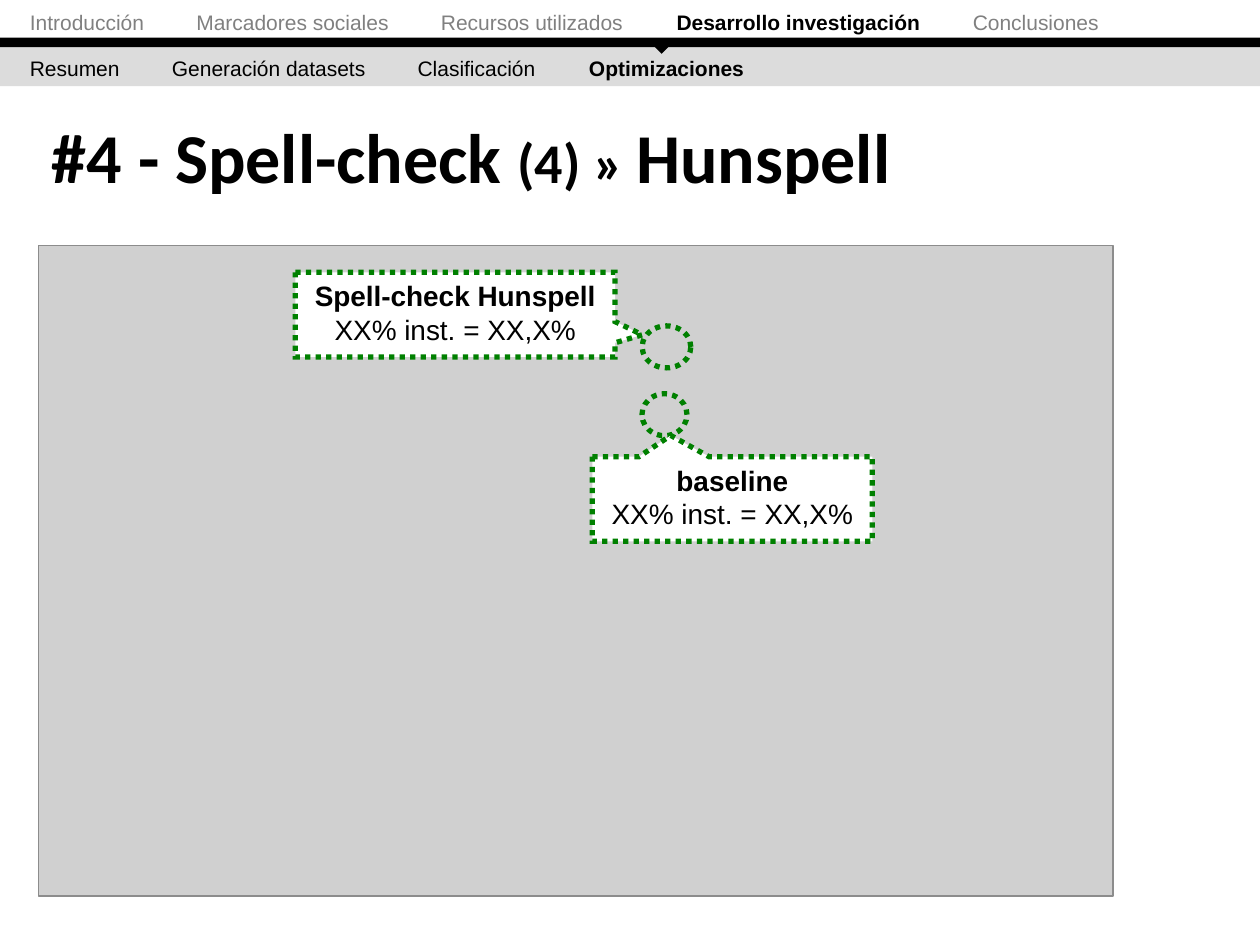
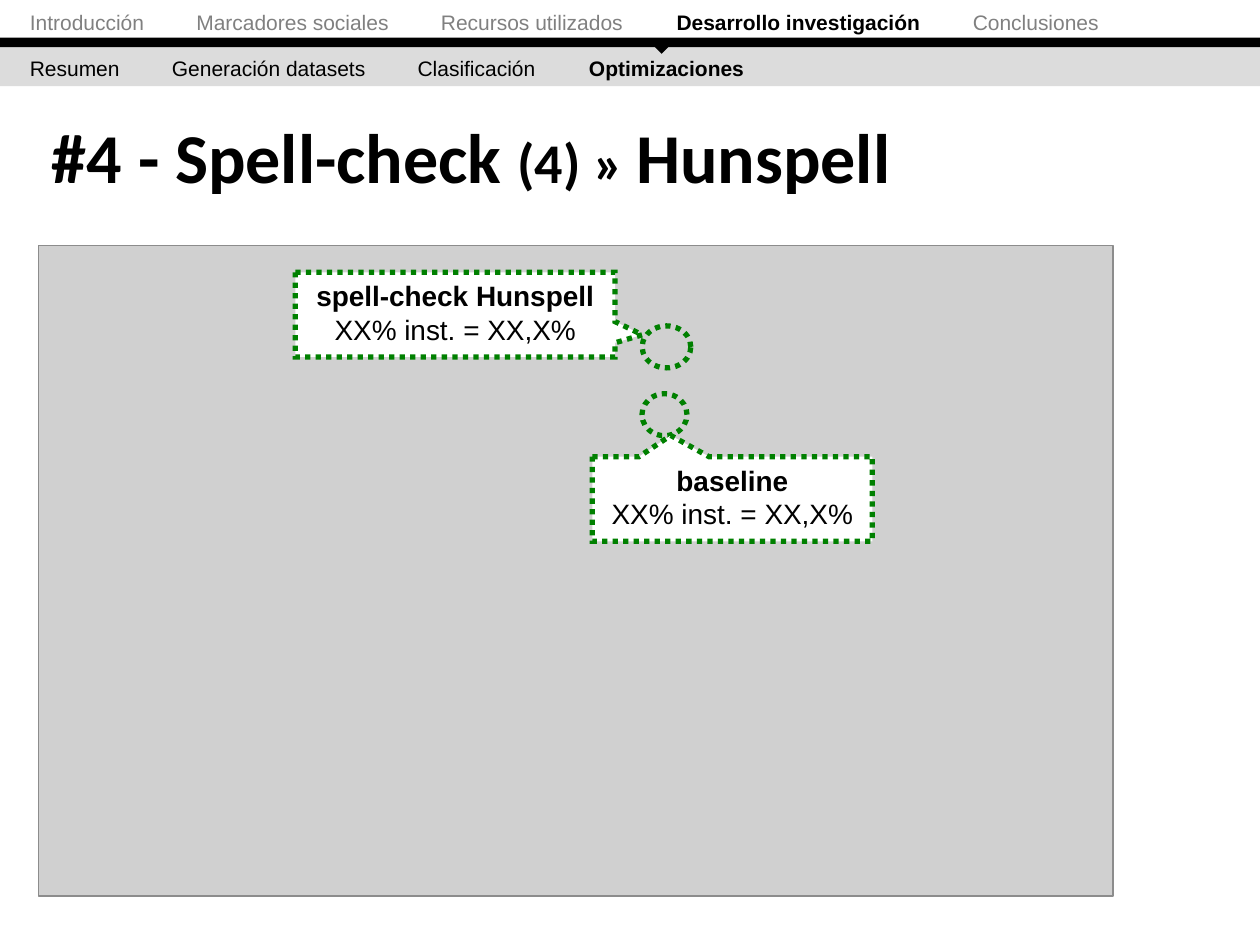
Before and after one commit to ak907kenai/nicotournetesis, a slide deck: slide 64 of docs_trunk/Presentación/Nicolás Tourné - Presentación Tesis (v2.2).ppt. Drawn at 1260x945 pixels with LibreOffice and Linux fonts; fonts in the diff are those of the drawing; grey boxes stand for pictures. Boxes give left, top, right and bottom in pixels: in the first picture for what was removed or moved away, otherwise in the second. Text is boxed around its words. In the diff, an @@ line names an element or a change of style, - is before the commit and + after.

```diff
--- a/docs_trunk/Presentación/Nicolás Tourné - Presentación Tesis (v2.2).ppt
+++ b/docs_trunk/Presentación/Nicolás Tourné - Presentación Tesis (v2.2).ppt
@@ text in speech box at <box>316,285,594,344</box>: text changed @@
-Spell-check Hunspell
-XX% inst. = XX,X%
+spell-check Hunspell
+XX% inst. = XX,X%
```
Also in this commit, not shown: 6 other slides changed.
